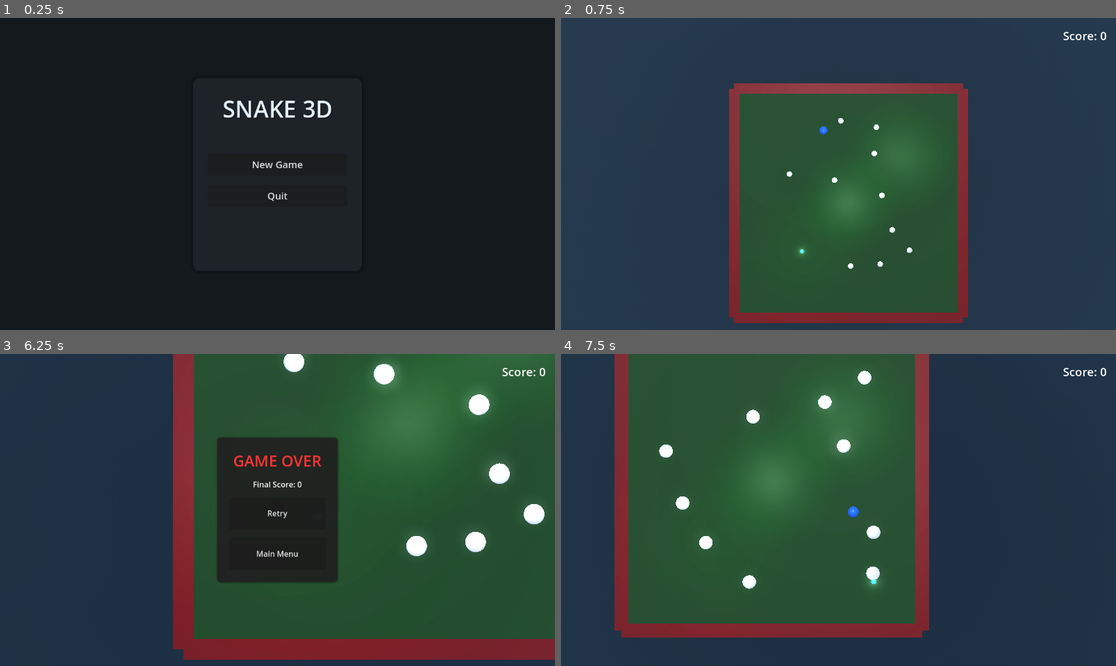
Above: before the commit, frames 1-4 (two rows, left to right).
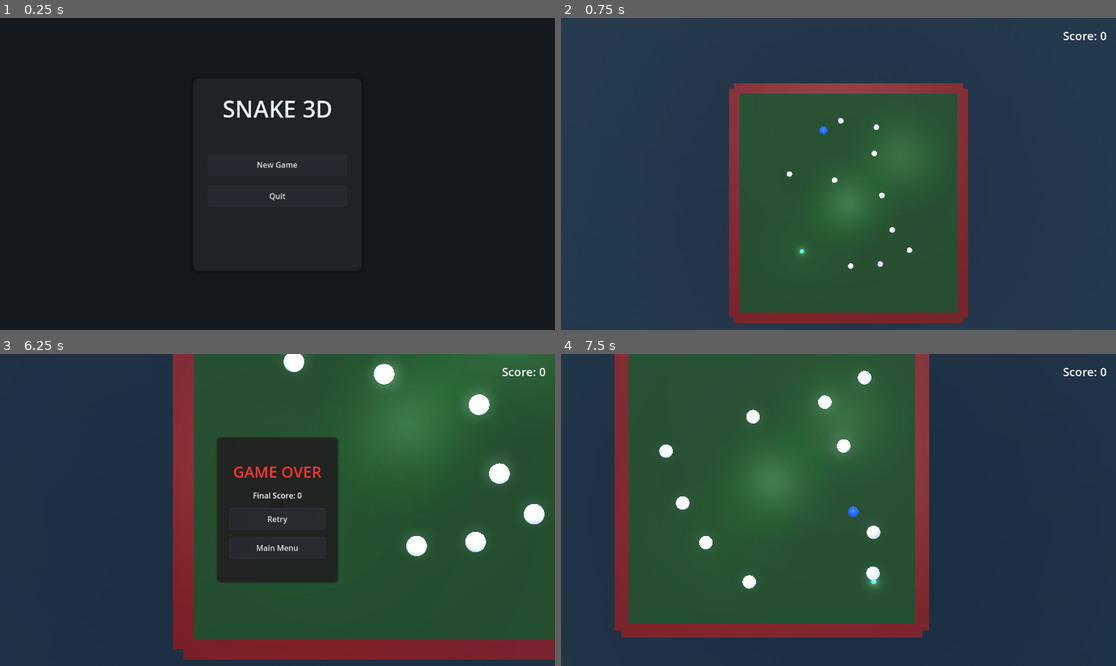
Above: after the commit, the same moments.

Repository: bluehexagons/snakeproject
Game: Godot game, scene res://scenes/main_menu.tscn
The game is run twice, just before and just after one commit, with the same random seed, the same clock (stepped at 60 frames per second) and the same inputs.
Inputs:
- Up to frame 1 (0.25 s): no input
- Up to frame 2 (0.75 s): click "New Game" at 0.5 s
- Up to frame 3 (6.25 s): hold W (move_up) 1.28-2.78 s; hold A (move_left) 2.78-4.28 s; hold S (move_down) 4.28-5.03 s; hold D (move_right) 5.03-5.78 s; hold W (move_up) from 5.78 s (still down)
- Up to frame 4 (7.5 s): release W (move_up) at 6.5 s; click "Retry" at 6.5 s; hold D (move_right) from 7.28 s (still down)

The runs differ from the first frame. In frame 1, 0.2% of the frame differs, in the area x 37-63%, y 43-61%; in frame 2, nothing differs; in frame 3, 1.0%, in the area x 41-59%, y 32-66%; in frame 4, nothing differs.

Commit message:
(AI) Improve button look

Diff:
--- a/scenes/main_menu.tscn
+++ b/scenes/main_menu.tscn
@@ -11,22 +11,41 @@
 shadow_color = Color(0, 0, 0, 0.3)
 shadow_size = 8
 
-[sub_resource type="StyleBoxFlat" id="StyleBoxFlat_2"]
-bg_color = Color(0.08, 0.09, 0.1, 1)
-draw_center = false
-border_width_left = 2
-border_width_top = 2
-border_width_right = 2
-border_width_bottom = 2
-border_color = Color(0.3, 0.4, 0.5, 0.2)
-corner_radius_top_left = 8
-corner_radius_top_right = 8
-corner_radius_bottom_right = 8
-corner_radius_bottom_left = 8
-expand_margin_left = 2.0
-expand_margin_top = 2.0
-expand_margin_right = 2.0
-expand_margin_bottom = 2.0
+[sub_resource type="StyleBoxFlat" id="StyleBoxFlat_button_hover"]
+bg_color = Color(0.2, 0.23, 0.26, 0.9)
+border_width_left = 1
+border_width_top = 1
+border_width_right = 1
+border_width_bottom = 1
+border_color = Color(0.3, 0.35, 0.4, 0.3)
+corner_radius_top_left = 4
+corner_radius_top_right = 4
+corner_radius_bottom_right = 4
+corner_radius_bottom_left = 4
+
+[sub_resource type="StyleBoxFlat" id="StyleBoxFlat_button_pressed"]
+bg_color = Color(0.12, 0.14, 0.16, 0.9)
+border_width_left = 1
+border_width_top = 1
+border_width_right = 1
+border_width_bottom = 1
+border_color = Color(0.3, 0.35, 0.4, 0.2)
+corner_radius_top_left = 4
+corner_radius_top_right = 4
+corner_radius_bottom_right = 4
+corner_radius_bottom_left = 4
+
+[sub_resource type="StyleBoxFlat" id="StyleBoxFlat_button_normal"]
+bg_color = Color(0.15, 0.17, 0.19, 0.9)
+border_width_left = 1
+border_width_top = 1
+border_width_right = 1
+border_width_bottom = 1
+border_color = Color(0.3, 0.35, 0.4, 0.2)
+corner_radius_top_left = 4
+corner_radius_top_right = 4
+corner_radius_bottom_right = 4
+corner_radius_bottom_left = 4
 
 [node name="MainMenu" type="Control"]
 layout_mode = 3
@@ -93,20 +112,23 @@
 [node name="ContinueButton" type="Button" parent="Panel/VBoxContainer"]
 custom_minimum_size = Vector2(0, 45)
 layout_mode = 2
-theme_override_font_sizes/font_size = 20
-theme_override_styles/focus = SubResource("StyleBoxFlat_2")
+theme_override_styles/hover = SubResource("StyleBoxFlat_button_hover")
+theme_override_styles/pressed = SubResource("StyleBoxFlat_button_pressed")
+theme_override_styles/normal = SubResource("StyleBoxFlat_button_normal")
 text = "Continue"
 
 [node name="NewGameButton" type="Button" parent="Panel/VBoxContainer"]
 custom_minimum_size = Vector2(0, 45)
 layout_mode = 2
-theme_override_font_sizes/font_size = 20
-theme_override_styles/focus = SubResource("StyleBoxFlat_2")
+theme_override_styles/hover = SubResource("StyleBoxFlat_button_hover")
+theme_override_styles/pressed = SubResource("StyleBoxFlat_button_pressed")
+theme_override_styles/normal = SubResource("StyleBoxFlat_button_normal")
 text = "New Game"
 
 [node name="QuitButton" type="Button" parent="Panel/VBoxContainer"]
 custom_minimum_size = Vector2(0, 45)
 layout_mode = 2
-theme_override_font_sizes/font_size = 20
-theme_override_styles/focus = SubResource("StyleBoxFlat_2")
+theme_override_styles/hover = SubResource("StyleBoxFlat_button_hover")
+theme_override_styles/pressed = SubResource("StyleBoxFlat_button_pressed")
+theme_override_styles/normal = SubResource("StyleBoxFlat_button_normal")
 text = "Quit"
--- a/scenes/ui.tscn
+++ b/scenes/ui.tscn
@@ -10,6 +10,42 @@
 corner_radius_bottom_left = 8
 shadow_color = Color(0, 0, 0, 0.25)
 shadow_size = 4
+
+[sub_resource type="StyleBoxFlat" id="StyleBoxFlat_button_hover"]
+bg_color = Color(0.2, 0.23, 0.26, 0.9)
+border_width_left = 1
+border_width_top = 1
+border_width_right = 1
+border_width_bottom = 1
+border_color = Color(0.3, 0.35, 0.4, 0.3)
+corner_radius_top_left = 4
+corner_radius_top_right = 4
+corner_radius_bottom_right = 4
+corner_radius_bottom_left = 4
+
+[sub_resource type="StyleBoxFlat" id="StyleBoxFlat_button_pressed"]
+bg_color = Color(0.12, 0.14, 0.16, 0.9)
+border_width_left = 1
+border_width_top = 1
+border_width_right = 1
+border_width_bottom = 1
+border_color = Color(0.3, 0.35, 0.4, 0.2)
+corner_radius_top_left = 4
+corner_radius_top_right = 4
+corner_radius_bottom_right = 4
+corner_radius_bottom_left = 4
+
+[sub_resource type="StyleBoxFlat" id="StyleBoxFlat_button_normal"]
+bg_color = Color(0.15, 0.17, 0.19, 0.9)
+border_width_left = 1
+border_width_top = 1
+border_width_right = 1
+border_width_bottom = 1
+border_color = Color(0.3, 0.35, 0.4, 0.2)
+corner_radius_top_left = 4
+corner_radius_top_right = 4
+corner_radius_bottom_right = 4
+corner_radius_bottom_left = 4
 
 [node name="UI" type="Control"]
 layout_mode = 3
@@ -91,19 +127,25 @@
 [node name="ResumeButton" type="Button" parent="PauseMenu/VBoxContainer"]
 custom_minimum_size = Vector2(0, 45)
 layout_mode = 2
-size_flags_vertical = 3
+theme_override_styles/hover = SubResource("StyleBoxFlat_button_hover")
+theme_override_styles/pressed = SubResource("StyleBoxFlat_button_pressed")
+theme_override_styles/normal = SubResource("StyleBoxFlat_button_normal")
 text = "Resume"
 
 [node name="MainMenuButton" type="Button" parent="PauseMenu/VBoxContainer"]
 custom_minimum_size = Vector2(0, 45)
 layout_mode = 2
-size_flags_vertical = 3
+theme_override_styles/hover = SubResource("StyleBoxFlat_button_hover")
+theme_override_styles/pressed = SubResource("StyleBoxFlat_button_pressed")
+theme_override_styles/normal = SubResource("StyleBoxFlat_button_normal")
 text = "Main Menu"
 
 [node name="QuitButton" type="Button" parent="PauseMenu/VBoxContainer"]
 custom_minimum_size = Vector2(0, 45)
 layout_mode = 2
-size_flags_vertical = 3
+theme_override_styles/hover = SubResource("StyleBoxFlat_button_hover")
+theme_override_styles/pressed = SubResource("StyleBoxFlat_button_pressed")
+theme_override_styles/normal = SubResource("StyleBoxFlat_button_normal")
 text = "Quit"
 
 [node name="GameOverMenu" type="Panel" parent="."]
@@ -154,11 +196,15 @@
 [node name="RetryButton" type="Button" parent="GameOverMenu/VBoxContainer"]
 custom_minimum_size = Vector2(0, 45)
 layout_mode = 2
-size_flags_vertical = 3
+theme_override_styles/hover = SubResource("StyleBoxFlat_button_hover")
+theme_override_styles/pressed = SubResource("StyleBoxFlat_button_pressed")
+theme_override_styles/normal = SubResource("StyleBoxFlat_button_normal")
 text = "Retry"
 
 [node name="MainMenuButton" type="Button" parent="GameOverMenu/VBoxContainer"]
 custom_minimum_size = Vector2(0, 45)
 layout_mode = 2
-size_flags_vertical = 3
+theme_override_styles/hover = SubResource("StyleBoxFlat_button_hover")
+theme_override_styles/pressed = SubResource("StyleBoxFlat_button_pressed")
+theme_override_styles/normal = SubResource("StyleBoxFlat_button_normal")
 text = "Main Menu"
Not shown: 1 places in scenes/main_menu.tscn that only renumber resources
Not shown: 1 places in scenes/ui.tscn that only renumber resources
